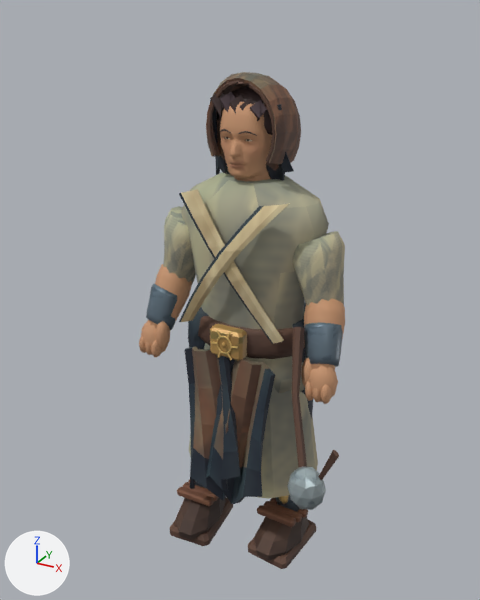
Two versions of the glTF model public/assets/models/inari_servant.glb, one commit apart.
Rendered twice from a 50 mm camera at (0.898, -1.696, 1.727) aimed at (-0.012, -0.042, 0.9). The axes (+X, +Y, +Z) are drawn at lower left. The lights are the same throughout. The older version comes first. Vertices at exactly the same position are counted once.

In view in the first picture: 'inari_servant'.
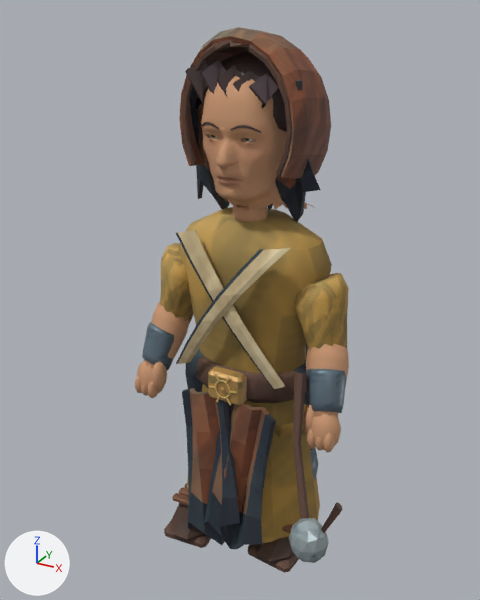
Changed parts and their boxes [x1, y1, x2, y2] in the pictures (480 x 600 px; the box of a moved part takes in the faces that stretch with it):
'inari_servant', reshaped (10% taller): before [139, 72, 345, 569]; after [135, 27, 349, 573]
part 1 of me_inari_servant_color_and_skin, moved or reshaped: before [217, 336, 232, 354]; after [215, 380, 231, 399]
part 2 of me_inari_servant_color_and_skin, moved or reshaped: before [189, 343, 318, 499]; after [187, 384, 320, 543]
part 3 of me_inari_servant_color_and_skin, moved or reshaped: before [185, 346, 240, 501]; after [182, 388, 240, 545]
part 4 of me_inari_servant_color_and_skin, moved or reshaped: before [206, 358, 275, 504]; after [204, 403, 276, 549]
part 5 of me_inari_servant_color_and_skin, moved or reshaped: before [221, 86, 272, 135]; after [203, 52, 287, 132]
part 6 of me_inari_servant_color_and_skin, moved or reshaped: before [210, 100, 230, 175]; after [189, 86, 230, 209]
part 7 of me_inari_servant_color_and_skin, moved or reshaped: before [263, 103, 294, 181]; after [268, 79, 321, 222]
part 8 of me_inari_servant_color_and_skin, moved or reshaped: before [238, 131, 257, 136]; after [230, 125, 261, 133]
part 9 of me_inari_servant_color_and_skin, moved or reshaped: before [220, 129, 231, 133]; after [201, 122, 219, 129]
part 10 of me_inari_servant_color_and_skin, moved or reshaped: before [208, 80, 275, 162]; after [182, 40, 292, 176]
part 11 of me_inari_servant_color_and_skin, moved or reshaped: before [210, 92, 225, 122]; after [185, 62, 209, 111]
part 12 of me_inari_servant_color_and_skin, moved or reshaped: before [220, 91, 235, 112]; after [201, 60, 226, 94]
part 13 of me_inari_servant_color_and_skin, moved or reshaped: before [230, 95, 246, 114]; after [217, 65, 243, 97]
part 14 of me_inari_servant_color_and_skin, moved or reshaped: before [240, 98, 254, 110]; after [233, 70, 258, 92]
part 15 of me_inari_servant_color_and_skin, moved or reshaped: before [250, 100, 267, 121]; after [249, 73, 278, 108]
part 16 of me_inari_servant_color_and_skin, moved or reshaped: before [206, 72, 301, 164]; after [179, 27, 331, 178]
part 17 of me_inari_servant_color_and_skin, moved or reshaped: before [147, 101, 343, 569]; after [143, 76, 346, 573]
part 18 of me_inari_servant_color_and_skin, surface changed: before [139, 72, 345, 569]; after [135, 27, 349, 568]
part 19 of me_inari_servant_color_and_skin, recoloured: before [146, 72, 345, 564]; after [142, 27, 349, 569]

The change, as a list of edits to the scene's bpy script:
```text
Change me_inari_servant_color_and_skin:
    remove me_inari_servant_color_and_skin.from_pydata(...)  # 4788 vertices, 9250 faces; spans x -0.34..0.41, y -0.3..0.21, z -0.01..1.57
    add me_inari_servant_color_and_skin.from_pydata(...)  # 4788 vertices, 9250 faces; spans x -0.36..0.44, y -0.32..0.22, z -0.01..1.68
    me_inari_servant_color_and_skin part 1: the loose piece of 96 vertices spanning x -0.03..0.03, y -0.16, z 0.77..0.83 is moved by (0.0, -0.01, -0.15)
    me_inari_servant_color_and_skin part 2: the loose piece of 56 vertices spanning x -0.24..0.24, y -0.15..0.2, z 0.25..0.76 is scaled about its middle by 1.07, then moved by (0.0, 0.0, -0.17)
    me_inari_servant_color_and_skin part 3: the loose piece of 70 vertices spanning x -0.16..0.07, y -0.22..-0.11, z 0.2..0.77 is scaled about its middle by 1.07, then moved by (0.0, -0.01, -0.17)
    me_inari_servant_color_and_skin part 4: the loose piece of 70 vertices spanning x -0.09..0.16, y -0.23..-0.11, z 0.2..0.77 is scaled about its middle by 1.07, then moved by (0.0, -0.01, -0.17)
    me_inari_servant_color_and_skin part 5: the loose piece of 100 vertices spanning x -0.09..0.09, y -0.07..0.09, z 1.41..1.53 is scaled about its middle by 1.6, then moved by (0.0, 0.01, 0.05)
    me_inari_servant_color_and_skin part 6: the loose piece of 70 vertices spanning x -0.13..-0.01, y -0.05..0.04, z 1.23..1.49 is scaled about its middle by 1.6, then moved by (-0.04, 0.0, -0.01)
    me_inari_servant_color_and_skin part 7: the loose piece of 70 vertices spanning x 0.01..0.13, y -0.05..0.04, z 1.23..1.49 is scaled about its middle by 1.6, then moved by (0.04, 0.0, -0.01)
    me_inari_servant_color_and_skin part 8: the loose piece of 56 vertices spanning x 0.01..0.06, y -0.09..-0.07, z 1.41..1.42 is scaled about its middle by 1.6, then moved by (0.02, -0.05, 0.02)
    me_inari_servant_color_and_skin part 9: the loose piece of 56 vertices spanning x -0.06..-0.01, y -0.09..-0.07, z 1.41..1.42 is scaled about its middle by 1.6, then moved by (-0.02, -0.05, 0.02)
    me_inari_servant_color_and_skin part 10: the loose piece of 90 vertices spanning x -0.11..0.11, y -0.07..-0.05, z 1.34..1.55 is scaled about its middle by 1.6, then moved by (0.0, -0.03, 0.04)
    me_inari_servant_color_and_skin part 11: the loose piece of 10 vertices spanning x -0.09..-0.04, y -0.08..-0.04, z 1.43..1.52 is scaled about its middle by 1.6, then moved by (-0.04, -0.03, 0.06)
    me_inari_servant_color_and_skin part 12: the loose piece of 10 vertices spanning x -0.06..-0.01, y -0.08..-0.04, z 1.44..1.52 is scaled about its middle by 1.6, then moved by (-0.02, -0.03, 0.06)
    me_inari_servant_color_and_skin part 13: the loose piece of 10 vertices spanning x -0.03..0.02, y -0.09..-0.04, z 1.43..1.51 is scaled about its middle by 1.6, then moved by (0.0, -0.04, 0.05)
    me_inari_servant_color_and_skin part 14: the loose piece of 10 vertices spanning x 0.0..0.05, y -0.08..-0.04, z 1.43..1.51 is scaled about its middle by 1.6, then moved by (0.02, -0.03, 0.05)
    me_inari_servant_color_and_skin part 15: the loose piece of 10 vertices spanning x 0.03..0.08, y -0.08..-0.04, z 1.44..1.5 is scaled about its middle by 1.6, then moved by (0.03, -0.03, 0.05)
    me_inari_servant_color_and_skin part 16: the loose piece of 150 vertices spanning x -0.13..0.13, y -0.07..0.12, z 1.32..1.57 is scaled about its middle by 1.6, then moved by (0.0, 0.02, 0.04)
    me_inari_servant_color_and_skin part 17: 3544 of 4788 vertices moved; they spanned x -0.34..0.41, y -0.3..0.21, z -0.01..1.51 and now span x -0.36..0.44, y -0.32..0.22, z -0.01..1.58; mean shift (0.0, -0.01, -0.07); largest move (-0.01, 0.07, 1.27) -> (-0.05, -0.07, 1.56)
    me_inari_servant_color_and_skin part 18: 2800 kept faces spanning x -0.36..0.44, y -0.29..0.22, z -0.01..1.68 get new texture (UV) coordinates
    me_inari_servant_color_and_skin part 19: 2511 kept faces spanning x -0.36..0.44, y -0.32..0.22, z -0.01..1.68 get new vertex colours
    other edits to the shape of me_inari_servant_color_and_skin do not show in these pictures
```
